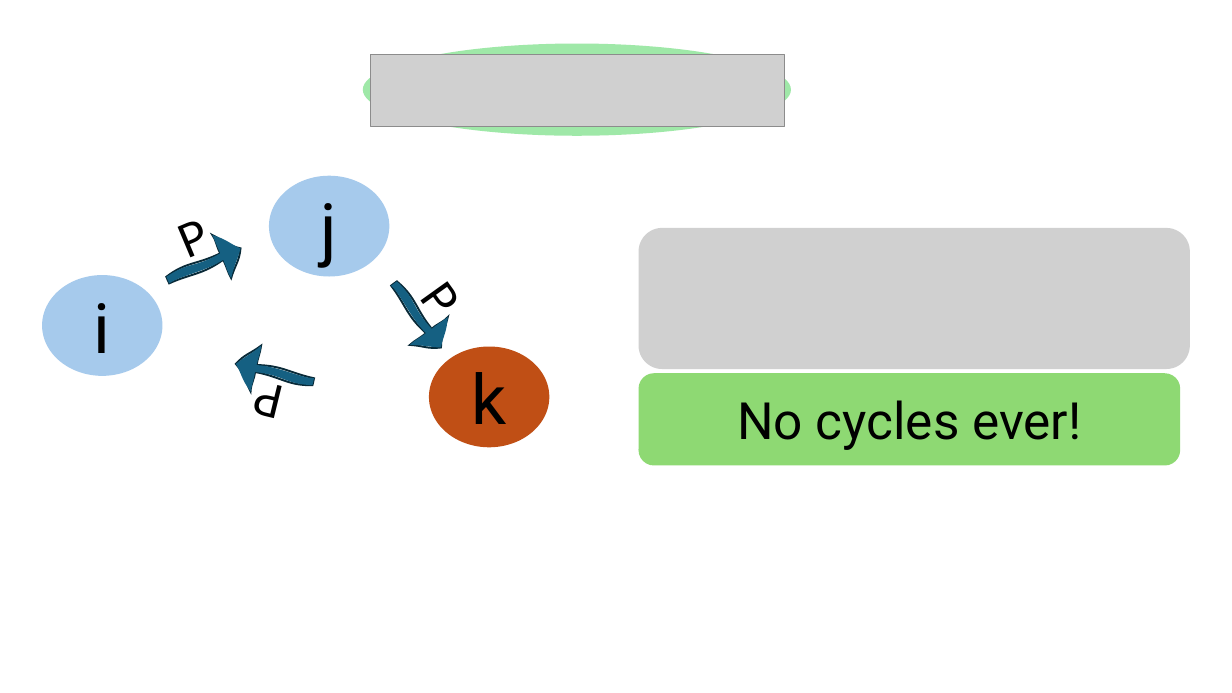
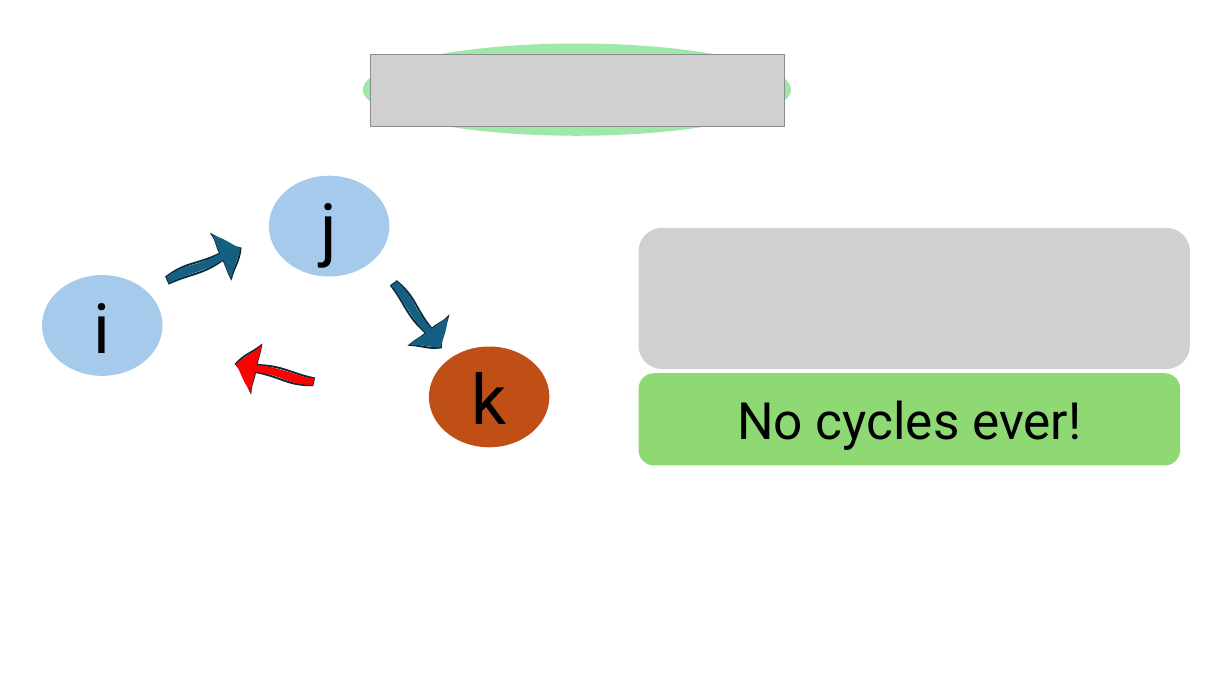
Before and after one commit to HaseebLUMS/Onyx-Presentation, a slide deck: slide 24 of tommy_hotnets_v2.pptx (slide 29 before the commit). Drawn at 1232x693 pixels with LibreOffice and Linux fonts; fonts in the diff are those of the drawing; grey boxes stand for pictures. Boxes give left, top, right and bottom in pixels: in the first picture for what was removed or moved away, otherwise in the second. Text is boxed around its words. In the diff, an @@ line names an element or a change of style, - is before the commit and + after.

```diff
--- a/tommy_hotnets_v2.pptx
+++ b/tommy_hotnets_v2.pptx
@@ text removed at bbox=[187, 221, 213, 268] @@
-P
@@ text removed at bbox=[408, 299, 463, 320] @@
-P
@@ freeform shape at bbox=[230, 341, 319, 405]: fill #156082 to #FF0000 @@
@@ text removed at bbox=[259, 385, 286, 418] @@
-P
```
Also in this commit, not shown: 4 other slides changed, 5 slides removed.
